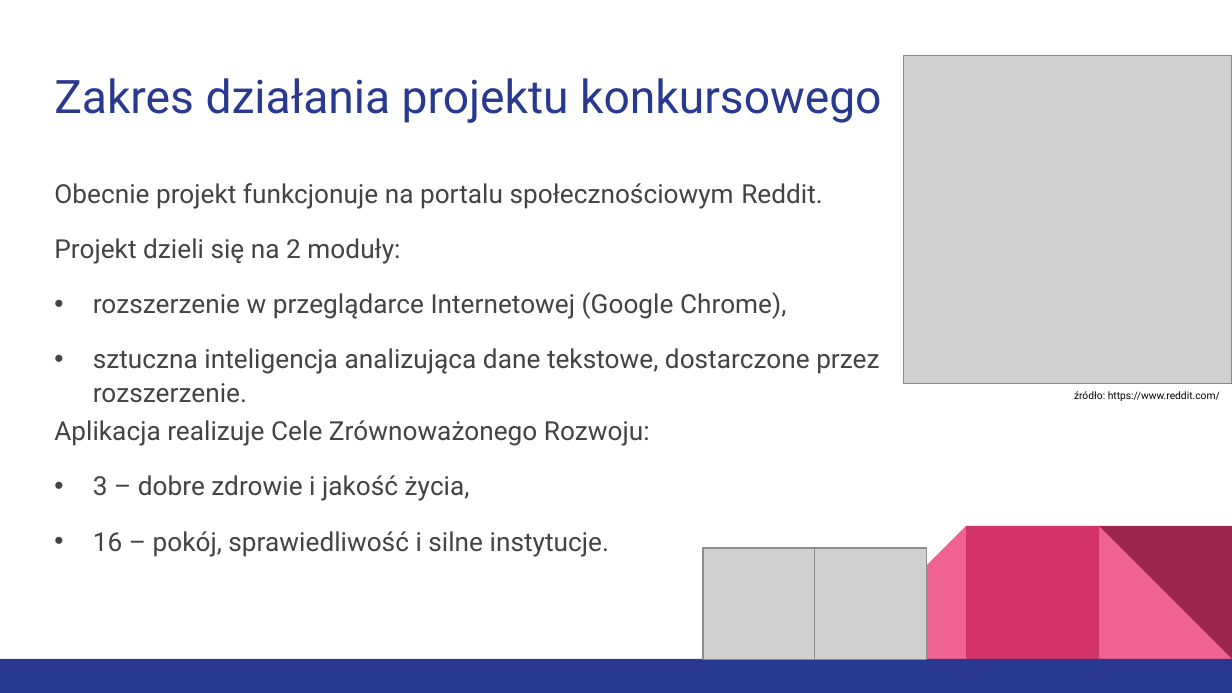
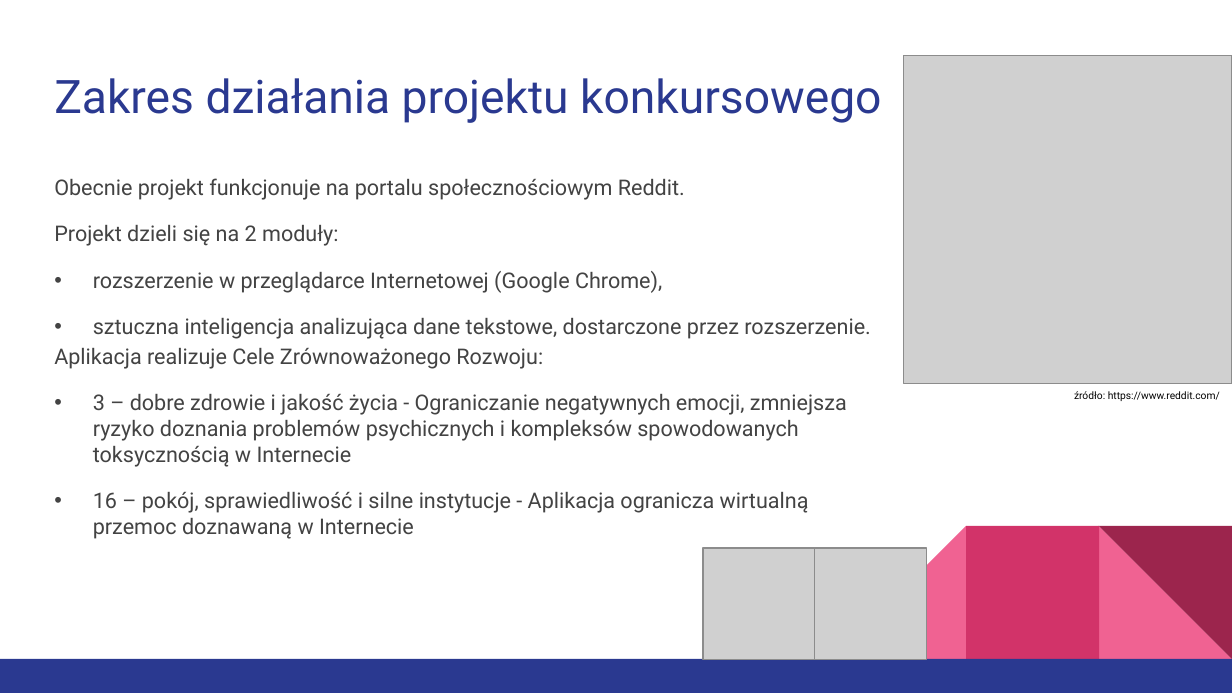
Before and after one commit to Jakub-S-K/beHappy-Ai4Youth, a slide deck: slide 5 of beHappy po Polsku.pptx. Drawn at 1232x693 pixels with LibreOffice and Linux fonts; fonts in the diff are those of the drawing; grey boxes stand for pictures. Boxes give left, top, right and bottom in pixels: in the first picture for what was removed or moved away, otherwise in the second. Text is boxed around its words. In the diff, an @@ line names an element or a change of style, - is before the commit and + after.

Commit message:
update slide

```diff
--- a/beHappy po Polsku.pptx
+++ b/beHappy po Polsku.pptx
@@ text at <box>54,178,871,369</box>: size 15.3 to 12.6 pt in "Obecnie projekt funkcjonuje na portalu społecznościowym Redd ...", "Projekt dzieli się na 2 moduły:", "rozszerzenie w przeglądarce Internetowej (Google Chrome),", "sztuczna inteligencja analizująca dane tekstowe, dostarczone ..." and 1 more places; line spacing 1.1 to 1 @@
@@ text at <box>93,394,847,539</box>: text changed; size 15.3 to 12.6 pt @@
-• 3 – dobre zdrowie i jakość życia,
-• 16 – pokój, sprawiedliwość i silne instytucje.
+• 3 – dobre zdrowie i jakość życia - Ograniczanie negatywnych emocji, zmniejsza ryzyko doznania problemów psychicznych i kompleksów spowodowanych toksycznością w Internecie
+• 16 – pokój, sprawiedliwość i silne instytucje - Aplikacja ogranicza wirtualną przemoc doznawaną w Internecie
```
Also in this commit, not shown: 3 other slides changed.
